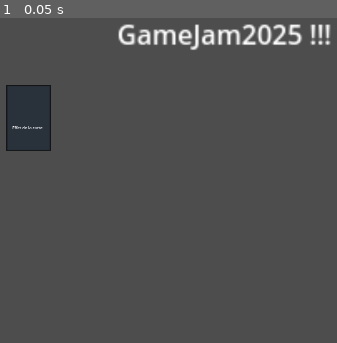
Above: before the commit, frame 1.
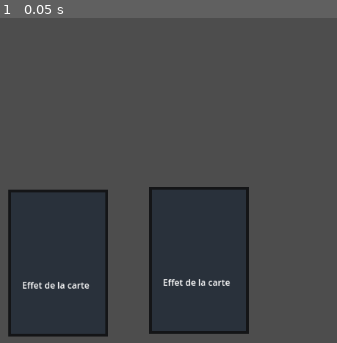
Above: after the commit, the same moment.

Repository: Pyropingouin/GameJam2025
Game: Godot game, scene res://Scenes/main.tscn
Two runs of this game, one before a commit and one after it. Both use one fixed random seed, a clock stepped at 60 frames per second and the inputs below.
Inputs:
- Up to frame 1 (0.05 s): no input

The runs differ from the first frame. In frame 1, 32% of the frame differs, in the area x 1-99%, y 1-99%.

Commit message:
Highlight cards

Diff:
--- a/gamejam2025/Scenes/card.tscn
+++ b/gamejam2025/Scenes/card.tscn
@@ -7,7 +7,7 @@
 size = Vector2(179, 266)
 
 [node name="Card" type="Node2D"]
-scale = Vector2(0.6, 0.6)
+scale = Vector2(0.8, 0.8)
 script = ExtResource("1_1g4or")
 
 [node name="CardImage" type="Sprite2D" parent="."]
@@ -25,3 +25,6 @@
 offset_right = 77.0
 offset_bottom = 106.333
 text = "Effet de la carte"
+
+[connection signal="mouse_entered" from="Area2D" to="." method="_on_area_2d_mouse_entered"]
+[connection signal="mouse_exited" from="Area2D" to="." method="_on_area_2d_mouse_exited"]
--- a/gamejam2025/Scenes/main.tscn
+++ b/gamejam2025/Scenes/main.tscn
@@ -9,17 +9,11 @@
 [node name="CardManager" type="Node2D" parent="."]
 script = ExtResource("1_jcl2g")
 
-[node name="RichTextLabel" type="RichTextLabel" parent="."]
-offset_left = 320.0
-offset_top = 276.0
-offset_right = 545.0
-offset_bottom = 373.0
-scale = Vector2(4, 4)
-text = "GameJam2025 !!!
-"
+[node name="Card" parent="CardManager" instance=ExtResource("1_qwpo6")]
+position = Vector2(107, 524)
 
-[node name="Card" parent="." instance=ExtResource("1_qwpo6")]
-position = Vector2(107, 524)
+[node name="Card2" parent="CardManager" instance=ExtResource("1_qwpo6")]
+position = Vector2(310, 520)
 
 [node name="InputManager" type="Node2D" parent="."]
 script = ExtResource("2_pow3f")
--- a/gamejam2025/Scripts/card.gd
+++ b/gamejam2025/Scripts/card.gd
@@ -1,11 +1,21 @@
 extends Node2D
 
+signal hovered
+signal hovered_off
 
-# Called when the node enters the scene tree for the first time.
 func _ready() -> void:
-	pass # Replace with function body.
-
+	# !! Toutes les cartes doivent être enfant de CardManager !!
+	get_parent().connect_card_signals(self)
 
 # Called every frame. 'delta' is the elapsed time since the previous frame.
 func _process(delta: float) -> void:
 	pass
+
+
+func _on_area_2d_mouse_entered() -> void:
+	print("1")
+	emit_signal("hovered", self)
+
+func _on_area_2d_mouse_exited() -> void:
+	print("2")
+	emit_signal("hovered_off", self)
--- a/gamejam2025/Scripts/card_manager.gd
+++ b/gamejam2025/Scripts/card_manager.gd
@@ -1,11 +1,14 @@
 extends Node2D
 
 const CARD_COLLISION_MASK = 1
+const DEFAULT_CARD_SCALE = 0.8
+const CARD_BIGGER_SCALE = 1.05
 
 @onready var input_manager: Node2D = $"../InputManager"
 
 var screen_size
 var card_being_dragged
+var is_hovering_on_card
 
 func _ready() -> void:
 	screen_size = get_viewport_rect().size
@@ -24,20 +27,30 @@
 	if card_being_dragged:
 		finish_drag()
 
-#func raycast_check_for_card():
-	#var space_state = get_world_2d().direct_space_state
-	#var parameters = PhysicsPointQueryParameters2D.new()
-	#parameters.position = get_global_mouse_position()
-	#parameters.collision_mask = CARD_COLLISION_MASK
-	#parameters.collide_with_areas = true
-	#
-	#var result = space_state.intersect_point(parameters)
-	#if result.size() > 0:
-		#return get_card_with_highest_z_index()
-	#return null
+func raycast_check_for_card():
+	var space_state = get_world_2d().direct_space_state
+	var parameters = PhysicsPointQueryParameters2D.new()
+	parameters.position = get_global_mouse_position()
+	parameters.collision_mask = CARD_COLLISION_MASK
+	parameters.collide_with_areas = true
 
-func get_card_with_highest_z_index():
-	pass
+	var result = space_state.intersect_point(parameters)
+	if result.size() > 0:
+		# Si 2 cartes se chevauche, prendre celle du devant
+		return get_card_with_highest_z_index(result)
+	return null
+
+func get_card_with_highest_z_index(cards):
+	var card_with_highest_z = cards[0].collider.get_parent()
+	var highest_z_index = card_with_highest_z.z_index
+
+	for i in range(1, cards.size()):
+		var current_card = cards[i].collider.get_parent()
+		if current_card.z_index > highest_z_index:
+			card_with_highest_z = current_card
+			highest_z_index = current_card.z_index
+
+	return card_with_highest_z
 
 func card_clicked(card):
 	start_drag(card)
@@ -52,3 +65,35 @@
 
 func draw_card():
 	pass
+
+func connect_card_signals(card):
+	card.connect("hovered", on_hovered_over_card)
+	card.connect("hovered_off", on_hovered_off_card)
+
+func on_hovered_over_card(card):
+	print("hovered")
+	# Hover seulement sur une carte
+	if !is_hovering_on_card:
+		is_hovering_on_card = true
+		highlight_card(card, true)
+
+func on_hovered_off_card(card):
+	print("hovered off")
+	if !card_being_dragged:
+		highlight_card(card, false)
+
+		# Check si on hover directement sur une autre carte
+		var new_card_hovered = raycast_check_for_card()
+		if new_card_hovered:
+			highlight_card(new_card_hovered, true)
+		else:
+			is_hovering_on_card = false
+
+func highlight_card(card, hovered):
+	if hovered:
+		card.scale = Vector2(CARD_BIGGER_SCALE, CARD_BIGGER_SCALE)
+		# Mettre la carte au-devant
+		card.z_index = 2
+	else:
+		card.scale = Vector2(DEFAULT_CARD_SCALE, DEFAULT_CARD_SCALE)
+		card.z_index = 1
--- a/gamejam2025/project.godot
+++ b/gamejam2025/project.godot
@@ -17,6 +17,4 @@
 
 [display]
 
-window/size/viewport_width=1920
-window/size/viewport_height=1080
 window/vsync/vsync_mode=0
